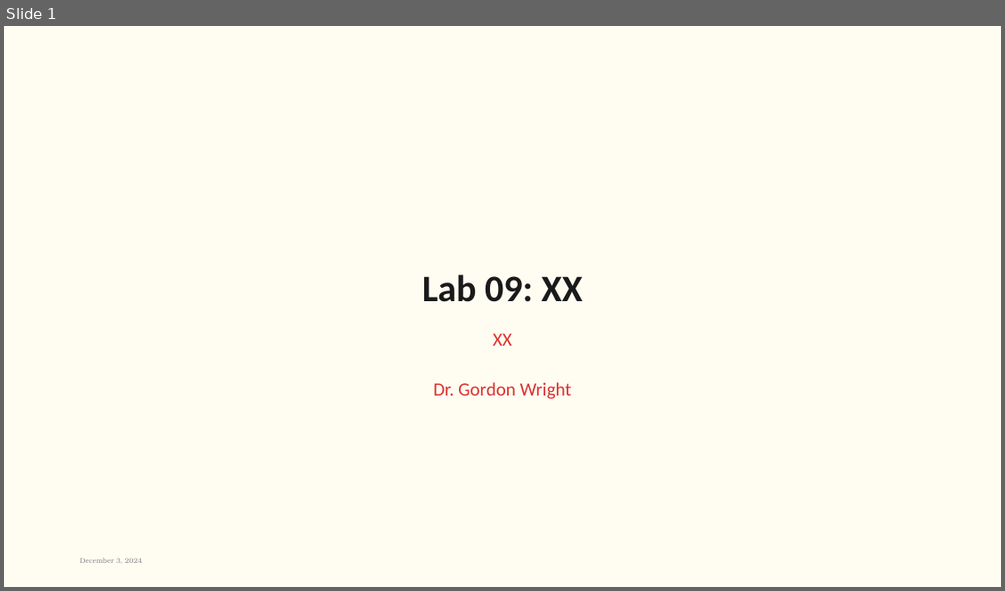
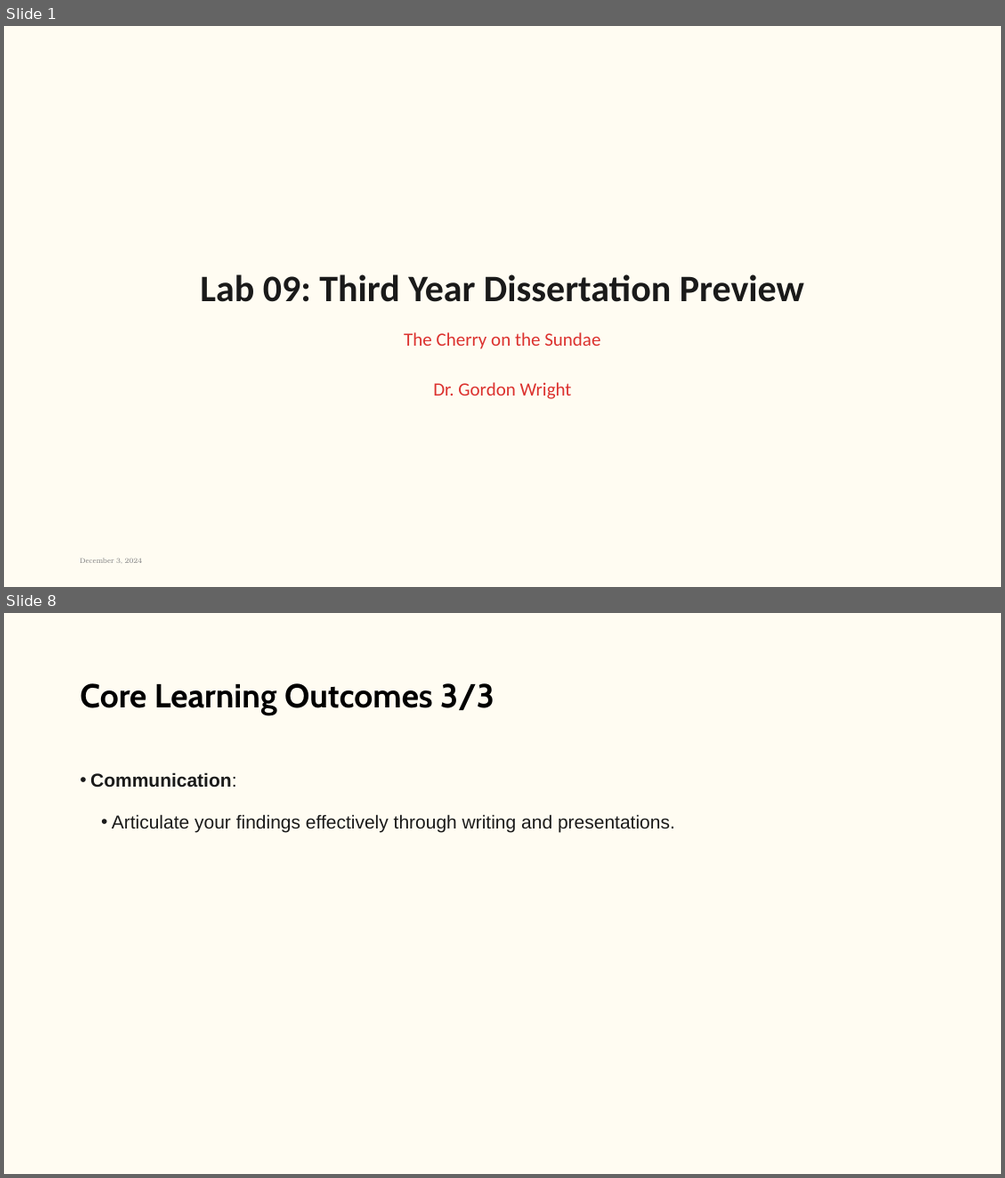
Before and after one commit to LittleMonkeyLab/PS52007Dslides, a slide deck: week09/lab.pptx. Shown one above the other, each under a label of ours: slide 1 before the commit, slides 1 and 8 after it; the slides between them are not shown. The pictures are 1005x591 and 1005x1178 pixels, drawn with LibreOffice and Linux fonts; fonts in the diff are those of the drawing; background and template pictures are left out. Boxes give left, top, right and bottom in pixels: in the first picture for what was removed or moved away, otherwise in the second. Text is boxed around its words. In the diff, an @@ line names an element or a change of style, - is before the commit and + after.

```diff
--- a/week09/lab.pptx
+++ b/week09/lab.pptx
@@ slide 8 added at box(4, 613, 1001, 1174), background #FFFCF2 @@
@@ title added at box(80, 683, 494, 714), 32 pt, text #000000, bold @@
+Core Learning Outcomes 3/3
@@ text added at box(90, 772, 675, 832), 18 pt, text #1A1A1A @@
+• Communication:
+  • Articulate your findings effectively through writing and presentations.
@@ slide 1 changed as well @@
@@ title at box(200, 274, 804, 302): text changed @@
-Lab 09: XX
+Lab 09: Third Year Dissertation Preview
@@ subtitle at box(404, 332, 600, 399): text changed @@
-XX
-Dr. Gordon Wright
+The Cherry on the Sundae
+Dr. Gordon Wright
```
Also in this commit, not shown: 16 other slides added, 2 slides removed, 37 other files.
